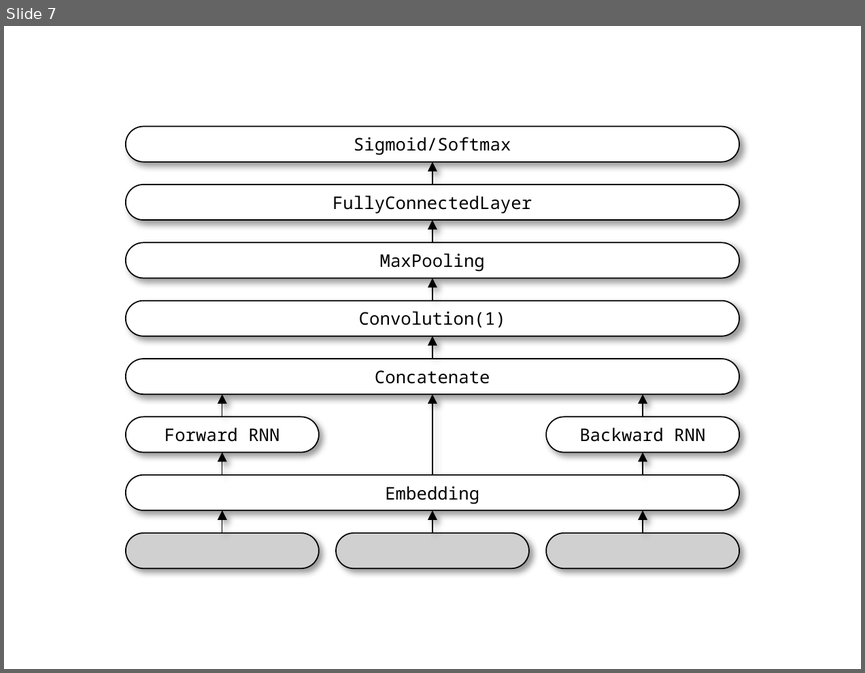
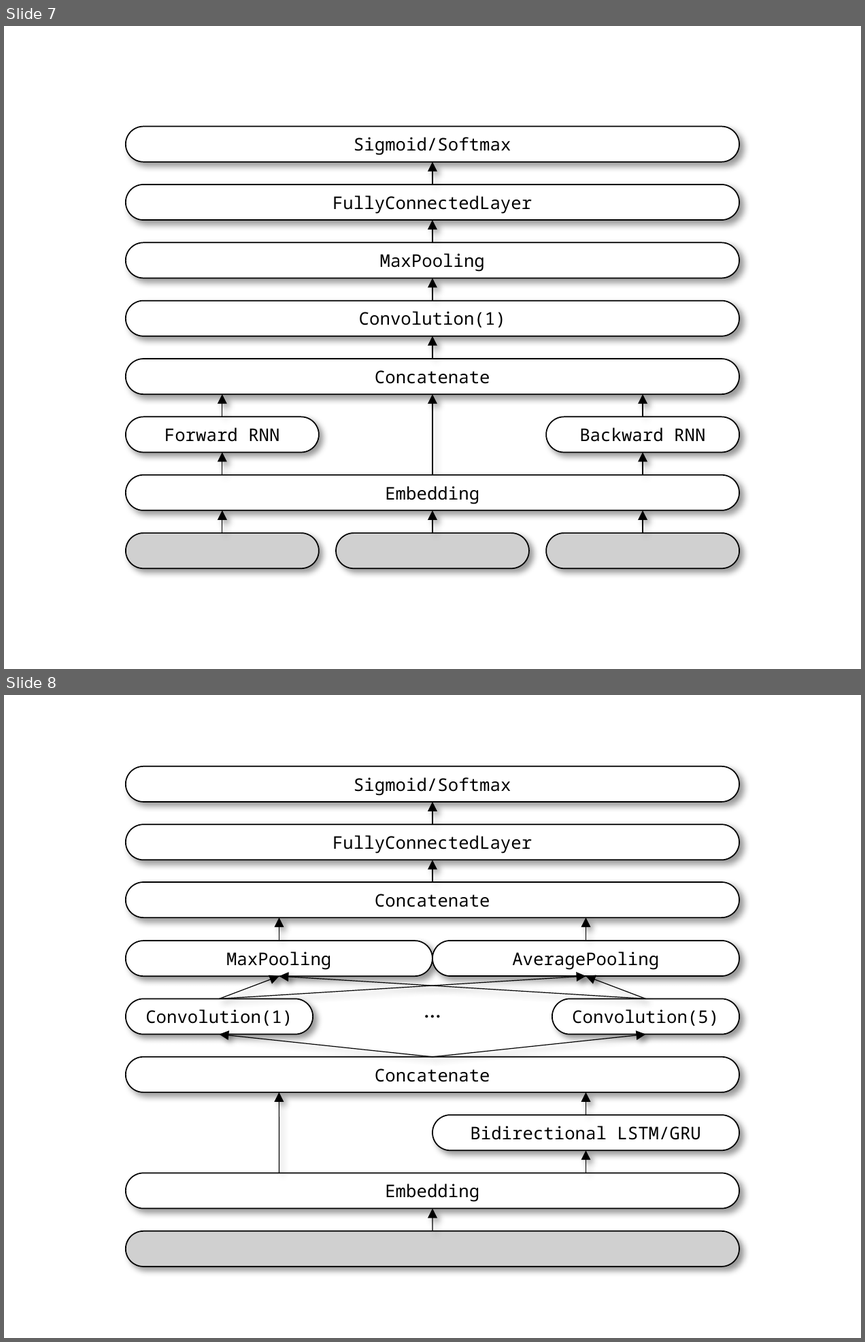
Before and after one commit to ShawnyXiao/TextClassification-Keras, a slide deck: image/figures.pptx. Shown one above the other, each under a label of ours: slide 7 before the commit, slides 7 and 8 after it. The pictures are 865x673 and 865x1342 pixels, drawn with LibreOffice and Linux fonts; fonts in the diff are those of the drawing; grey boxes stand for pictures. Boxes give left, top, right and bottom in pixels: in the first picture for what was removed or moved away, otherwise in the second. Text is boxed around its words. In the diff, an @@ line names an element or a change of style, - is before the commit and + after.

```diff
--- a/image/figures.pptx
+++ b/image/figures.pptx
@@ slide 8 added at [4, 695, 861, 1338], background #FFFFFF @@
@@ group added at [125, 766, 740, 1266]: 14 arrows, 10 rounded rectangles, 1 picture, 1 text @@
+Embedding
+Bidirectional LSTM/GRU
+Concatenate
+Convolution(1)
+MaxPooling
+FullyConnectedLayer
+Sigmoid/Softmax
+Convolution(5)
+AveragePooling
+Concatenate
+…
```
Also in this commit, not shown: 4 other files.
